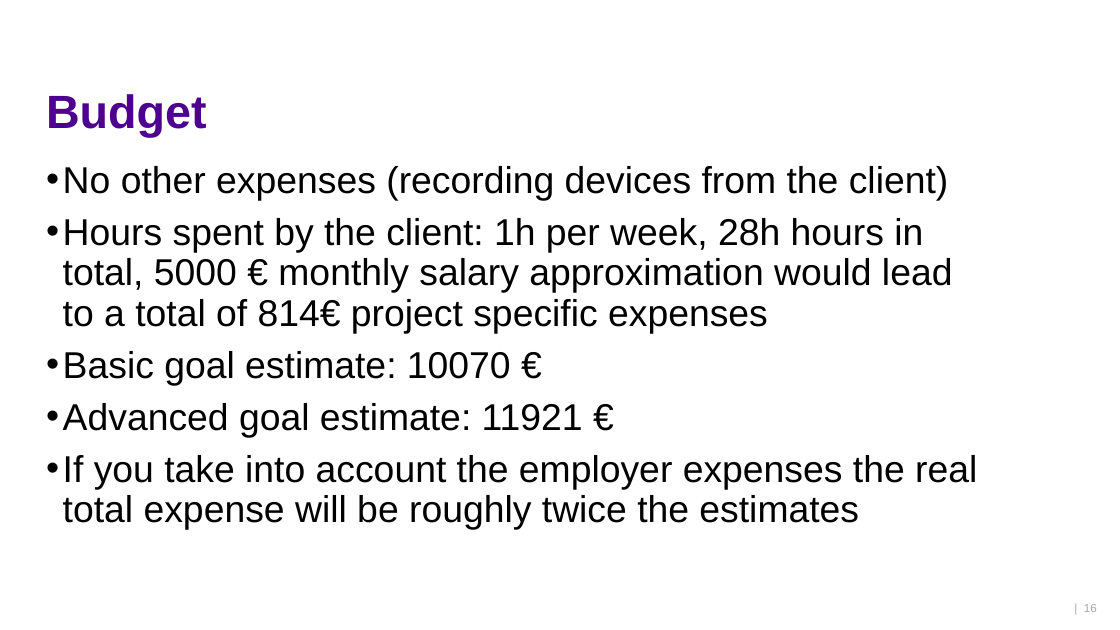
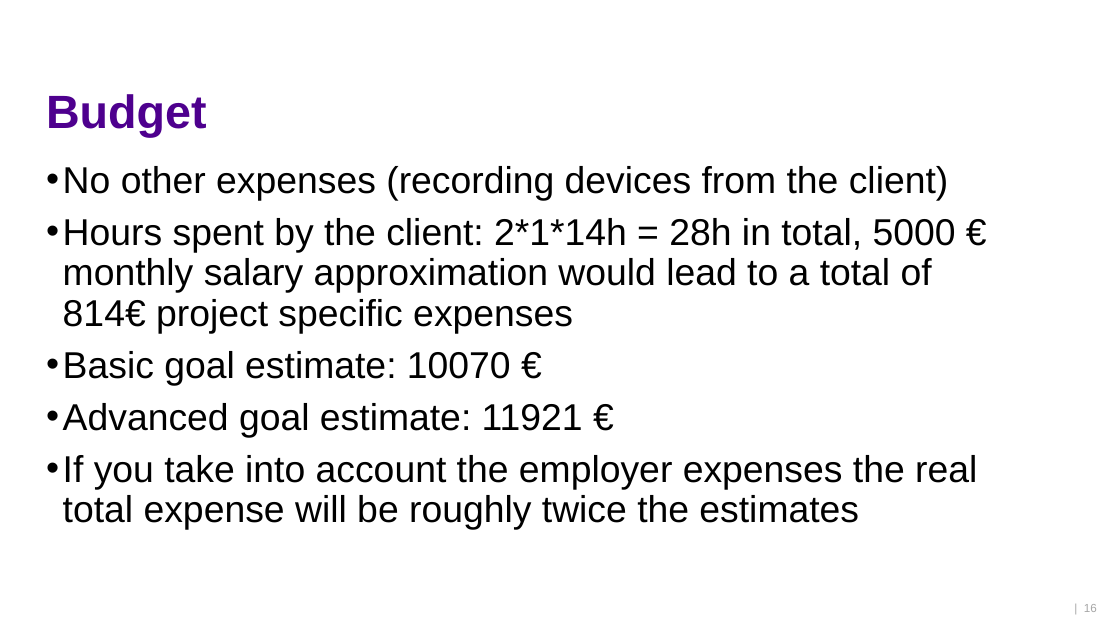
Before and after one commit to ktlhtn/AutoSTAnnot, a slide deck: slide 16 of Power point files/Project plan report.pptx. Drawn at 1120x630 pixels with LibreOffice and Linux fonts; fonts in the diff are those of the drawing; background and template pictures are left out. Boxes give left, top, right and bottom in pixels: in the first picture for what was removed or moved away, otherwise in the second. Text is boxed around its words. In the diff, an @@ line names an element or a change of style, - is before the commit and + after.

Commit message:
client hours explanation added

```diff
--- a/Power point files/Project plan report.pptx
+++ b/Power point files/Project plan report.pptx
@@ text at box(63, 218, 956, 333): text changed @@
-• Hours spent by the client: 1h per week, 28h hours in total, 5000 € monthly salary approximation would lead to a total of 814€ project specific expenses
+• Hours spent by the client: 2*1*14h = 28h in total, 5000 € monthly salary approximation would lead to a total of 814€ project specific expenses
```
